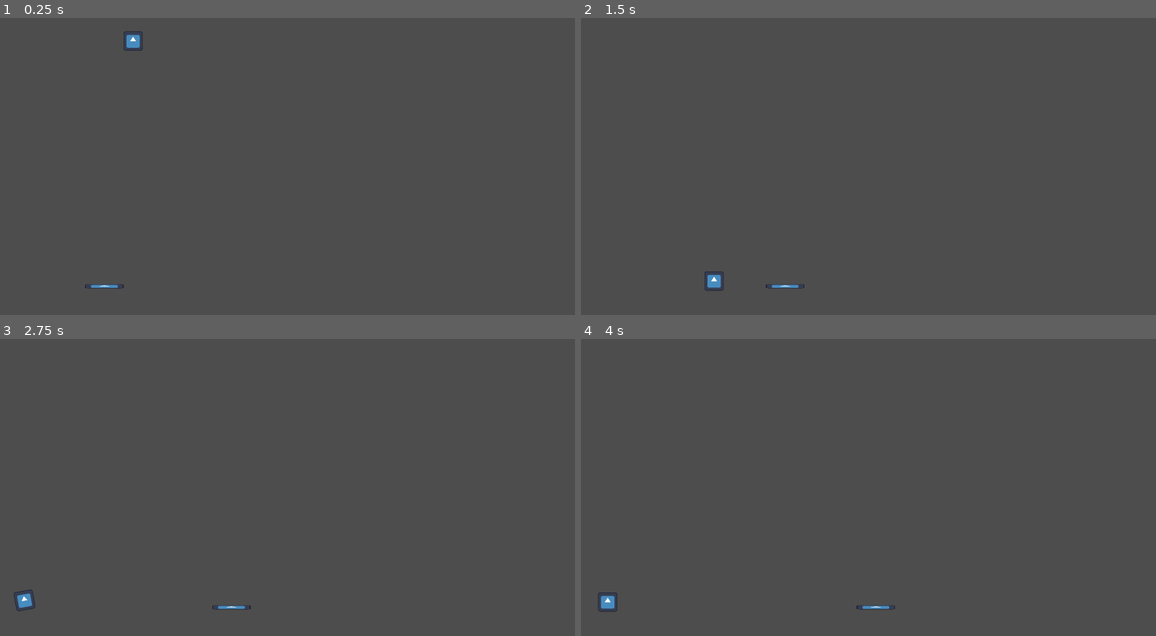
Above: before the commit, frames 1-4 (two rows, left to right).
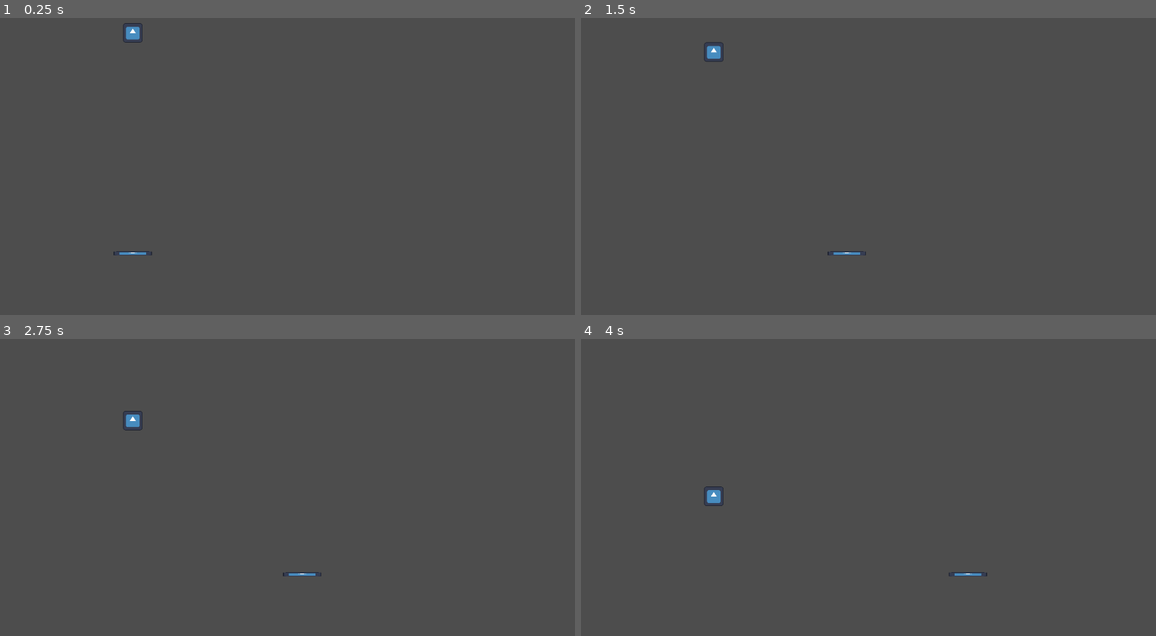
Above: after the commit, the same moments.

Repository: LuK4s09/BalanceBots
Game: Godot game, scene res://main.tscn
Same seed, same stepped clock (60 frames per second), same inputs: the game is played once before the commit and once after it. The engine's default icon, where the game draws it, is replaced by a stand-in: a white triangle on a blue panel in a dark square.
Inputs:
- Up to frame 1 (0.25 s): no input
- Up to frame 2 (1.5 s): tap Enter (ui_accept) at 0.5, 1.35 s; hold Right (ui_right) 0.53-1.28 s; hold Enter (ui_accept) 0.53-1.28 s; hold Left (ui_left) from 1.28 s (still down)
- Up to frame 3 (2.75 s): tap Enter (ui_accept) at 1.52, 1.82 s; release Left (ui_left) at 2.03 s; hold Right (ui_right) from 2.03 s (still down); hold Enter (ui_accept) from 2.03 s (still down)
- Up to frame 4 (4 s): release Enter (ui_accept) at 2.78 s; tap Enter (ui_accept) at 2.85, 3.02, 3.32 s; release Right (ui_right) at 3.53 s; hold Left (ui_left) from 3.53 s (still down); hold Enter (ui_accept) from 3.53 s (still down)

The runs differ from the first frame. In frame 1, 0.3% of the frame differs, in the area x 14-27%, y 1-92%; in frame 2, 0.4%, in the area x 21-50%, y 8-92%; in frame 3, 0.4%; in frame 4, 0.4%.

Commit message:
Worked on Platform_physics
Package now falling with linear speed
Platform now has minimum y-position
removed floor

Diff:
--- a/Bot.gd
+++ b/Bot.gd
@@ -1,25 +1,18 @@
 extends CharacterBody2D
 
 
-const SPEED = 600.0
-const JUMP_VELOCITY = -400.0
-# Get the gravity from the project settings to be synced with RigidBody nodes.
-var gravity = ProjectSettings.get_setting("physics/2d/default_gravity")
-
+var SPEED = 800.0
+var min_y_position = 970
 
 func _physics_process(delta):
-	# Handle jump.
-	#if Input.is_action_pressed("ui_accept"):
-		#velocity.y = JUMP_VELOCITY
+	velocity.x = 0
 
-	# Get the input direction and handle the movement/deceleration.
-	# As good practice, you should replace UI actions with custom gameplay actions.
-	var direction = Input.get_axis("ui_left", "ui_right")
-	if direction:
-		velocity.x = direction * SPEED
-	else:
-		velocity.x = move_toward(velocity.x, 0, SPEED)
-
-
+	if Input.is_action_pressed("ui_left"):
+		velocity.x -= SPEED
+	if Input.is_action_pressed("ui_right"):
+		velocity.x += SPEED
 
 	move_and_slide()
+
+	if position.y > min_y_position:
+		position.y = min_y_position
--- a/Package.gd
+++ b/Package.gd
@@ -1,11 +1,18 @@
 extends RigidBody2D
-const FALL_SPEED = 100.0
+var FAlL_SPEED = 1
 
 # Called when the node enters the scene tree for the first time.
 func _ready():
-	pass # Replace with function body.
+	gravity_scale = 0
 
 
 # Called every frame. 'delta' is the elapsed time since the previous frame.
 func _process(delta):
-	pass
+	set_sleeping(false)
+
+	linear_velocity.y += FAlL_SPEED
+
+
+#func _on_body_entered(body):
+#	if body.name == "Bot":
+#		gravity_scale = 0.1
--- a/main.tscn
+++ b/main.tscn
@@ -7,22 +7,22 @@
 [sub_resource type="RectangleShape2D" id="RectangleShape2D_i3l3m"]
 size = Vector2(128, 16)
 
+[sub_resource type="RectangleShape2D" id="RectangleShape2D_pmq1d"]
+size = Vector2(64, 64)
+
 [sub_resource type="RectangleShape2D" id="RectangleShape2D_n5c0f"]
 size = Vector2(20, 1080)
-
-[sub_resource type="RectangleShape2D" id="RectangleShape2D_t3t5t"]
-size = Vector2(1920, 20)
-
-[sub_resource type="RectangleShape2D" id="RectangleShape2D_pmq1d"]
-size = Vector2(64, 64)
 
 [node name="Main" type="Node2D"]
 
 [node name="Bot" type="CharacterBody2D" parent="."]
-position = Vector2(345, 985)
+position = Vector2(439, 876)
+collision_layer = 3
+collision_mask = 3
+motion_mode = 1
 script = ExtResource("1_2616l")
 
-[node name="CollisionShape2D" type="CollisionShape2D" parent="Bot"]
+[node name="BotCollisionShape2D" type="CollisionShape2D" parent="Bot"]
 shape = SubResource("RectangleShape2D_i3l3m")
 metadata/_edit_lock_ = true
 
@@ -32,24 +32,10 @@
 texture = ExtResource("2_i7ao5")
 metadata/_edit_lock_ = true
 
-[node name="Frame" type="Area2D" parent="."]
-
-[node name="StaticBody2D" type="StaticBody2D" parent="Frame"]
-
-[node name="Wall2" type="CollisionShape2D" parent="Frame/StaticBody2D"]
-position = Vector2(1929, 544)
-shape = SubResource("RectangleShape2D_n5c0f")
-
-[node name="Wall" type="CollisionShape2D" parent="Frame/StaticBody2D"]
-position = Vector2(-13, 546)
-shape = SubResource("RectangleShape2D_n5c0f")
-
-[node name="Floor" type="CollisionShape2D" parent="Frame/StaticBody2D"]
-position = Vector2(958, 1009)
-shape = SubResource("RectangleShape2D_t3t5t")
-
 [node name="Package" type="RigidBody2D" parent="."]
+position = Vector2(-1, 0)
 collision_layer = 2
+collision_mask = 2
 script = ExtResource("3_6ldhq")
 
 [node name="BigPackage" type="CollisionShape2D" parent="Package"]
@@ -60,3 +46,13 @@
 position = Vector2(-1, -1.01328e-06)
 scale = Vector2(0.5, 0.5)
 texture = ExtResource("2_i7ao5")
+
+[node name="Frame" type="StaticBody2D" parent="."]
+
+[node name="Wall2" type="CollisionShape2D" parent="Frame"]
+position = Vector2(1929, 544)
+shape = SubResource("RectangleShape2D_n5c0f")
+
+[node name="Wall" type="CollisionShape2D" parent="Frame"]
+position = Vector2(-13, 546)
+shape = SubResource("RectangleShape2D_n5c0f")
Not shown: 1 places in main.tscn that only renumber resources
